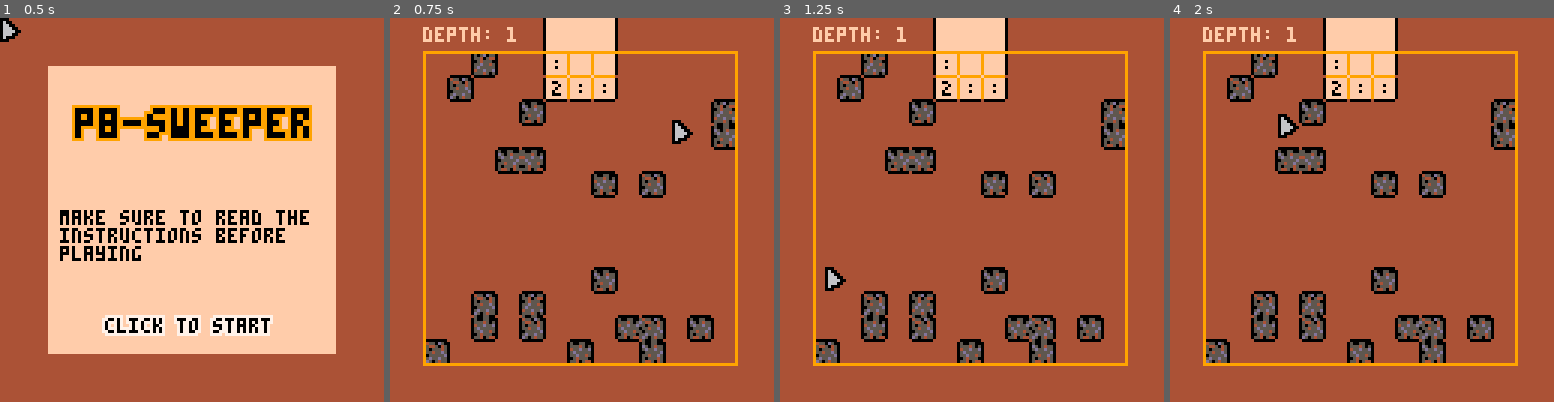
Above: before the commit, frames 1-4 (left to right).
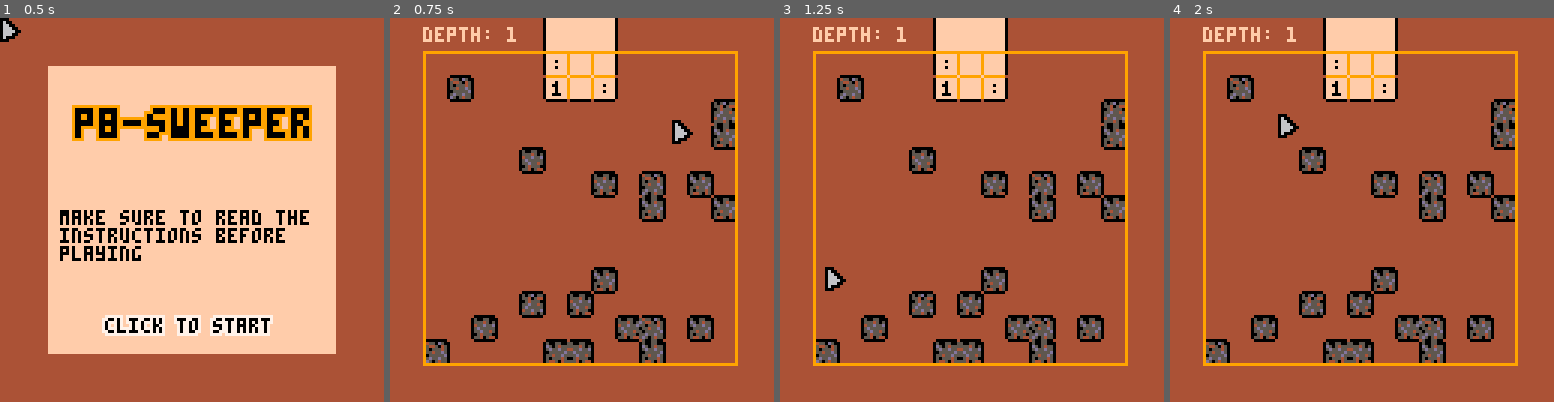
Above: after the commit, the same moments.

Repository: zommerfelds/ldjam57-p8sweeper
Game: PICO-8 cartridge p8sweeper.p8
Two runs of this game, one before a commit and one after it. Both use one fixed random seed, a clock stepped at 60 frames per second and the inputs below.
Inputs (mouse positions are in pixels of both pictures, inside the frame that each line leads up to):
- Up to frame 1 (0.5 s): no input
- Up to frame 2 (0.75 s): click (670, 121) at 0.67 s
- Up to frame 3 (1.25 s): click (826, 267) at 1.22 s
- Up to frame 4 (2 s): click (1277, 114) at 1.77 s

Frame 1 is identical in both runs. In frame 2, 4.1% of the frame differs, in the area x 21-90%, y 9-90%; in frame 3, 4.1%; in frame 4, 4.1%.

Commit message:
Better level generation

Diff:
--- a/game.lua
+++ b/game.lua
@@ -1,6 +1,7 @@
 SCENE_MENU = 0
 SCENE_LEVEL = 1
 scene = SCENE_MENU
+--scene = SCENE_LEVEL
 
 if stat(6) == 'debug' then
   write_to_file = true
--- a/generator.lua
+++ b/generator.lua
@@ -4,6 +4,8 @@
 CELL_HEIGHT = 8
 GRID_OFFSET_X = (128 - GRID_WIDTH * CELL_WIDTH - 1) / 2
 GRID_OFFSET_Y = (128 - GRID_HEIGHT * CELL_HEIGHT - 1) / 2
+START_X = flr((GRID_WIDTH + 1) / 2)
+START_Y = 1
 
 EMPTY_FIELD = 0
 SOLID_FIELD = 1
@@ -32,22 +34,30 @@
     end
 end
 
-local start_x = flr((GRID_WIDTH + 1) / 2)
-local start_y = 1
-
 function is_in_start_area(x, y)
-    return (x >= start_x - 1 and x <= start_x + 1)
-            and (y >= start_y and y <= start_y + 1)
+    return (x >= START_X - 1 and x <= START_X + 1)
+            and (y >= START_Y and y <= START_Y + 1)
 end
 
 function find_random_path(grid)
-    local x, y = start_x, start_y
+    local x, y = START_X, START_Y
     path[x][y] = true
     while y < GRID_HEIGHT do
         local moves = {}
-        if x > 1 and not path[x + 1][y] then add(moves, { x - 1, y }) end -- Left
-        if x < GRID_WIDTH and not path[x - 1][y] then add(moves, { x + 1, y }) end -- Right
-        if y < GRID_HEIGHT then add(moves, { x, y + 1 }) end -- Down
+        -- Left
+        if x > 1 and not path[x - 1][y] and not path[x - 1][y - 1] then
+            add(moves, { x - 1, y }) -- more likely to go left
+            add(moves, { x - 1, y })
+        end
+        -- Right
+        if x < GRID_WIDTH and not path[x + 1][y] and not path[x + 1][y - 1] then
+            add(moves, { x + 1, y }) -- more likely to go right
+            add(moves, { x + 1, y })
+        end
+        -- Down
+        if y < GRID_HEIGHT then
+            add(moves, { x, y + 1 })
+        end
 
         local next_move = moves[flr(rnd(#moves)) + 1]
         x, y = next_move[1], next_move[2]
--- a/scene_level.lua
+++ b/scene_level.lua
@@ -129,17 +129,17 @@
 
     rectfill(GRID_OFFSET_X, GRID_OFFSET_Y, GRID_OFFSET_X + GRID_WIDTH * CELL_WIDTH, GRID_OFFSET_Y + GRID_HEIGHT * CELL_HEIGHT, 15)
     rectfill(
-        GRID_OFFSET_X + CELL_WIDTH * (start_x - 2), 0,
-        GRID_OFFSET_X + CELL_WIDTH * (start_x + 1), GRID_OFFSET_Y,
+        GRID_OFFSET_X + CELL_WIDTH * (START_X - 2), 0,
+        GRID_OFFSET_X + CELL_WIDTH * (START_X + 1), GRID_OFFSET_Y,
         15
     )
     line(
-        GRID_OFFSET_X + CELL_WIDTH * (start_x - 2), 0,
-        GRID_OFFSET_X + CELL_WIDTH * (start_x - 2), GRID_OFFSET_Y, 0
+        GRID_OFFSET_X + CELL_WIDTH * (START_X - 2), 0,
+        GRID_OFFSET_X + CELL_WIDTH * (START_X - 2), GRID_OFFSET_Y, 0
     )
     line(
-        GRID_OFFSET_X + CELL_WIDTH * (start_x + 1), 0,
-        GRID_OFFSET_X + CELL_WIDTH * (start_x + 1), GRID_OFFSET_Y, 0
+        GRID_OFFSET_X + CELL_WIDTH * (START_X + 1), 0,
+        GRID_OFFSET_X + CELL_WIDTH * (START_X + 1), GRID_OFFSET_Y, 0
     )
 
     for i = 1, GRID_WIDTH do
@@ -147,9 +147,9 @@
         for j = 1, GRID_HEIGHT do
             local y = GRID_OFFSET_Y + (j - 1) * CELL_HEIGHT
             -- Visualize the generated path to the goal.
-            --if path[i][j] then
-            --  rectfill(x, y, x + CELL_WIDTH, y + CELL_HEIGHT, 6)
-            --end
+            --[[if path[i][j] then
+                rectfill(x, y, x + CELL_WIDTH, y + CELL_HEIGHT, 6)
+            end--]]
 
             if grid[i][j] == SOLID_FIELD then
                 -- rect(x, y, x + CELL_WIDTH, y + CELL_HEIGHT, 0)
@@ -219,7 +219,8 @@
     local blink = ((time() - win_state_time) * 3) % 2 < 1.2
     -- Toggle visibility every 0.5 seconds
     if win_state == WIN and blink then
-        obprint("nice, keep digging!", 5, 55, 7, 0, 2)
+        obprint("nice", 48, 55, 7, 0, 2)
+        obprint("keep digging!", 14, 75, 7, 0, 2)
     elseif win_state == GAME_OVER and blink then
         obprint("game over!", 25, 55, 7, 0, 2)
     end
